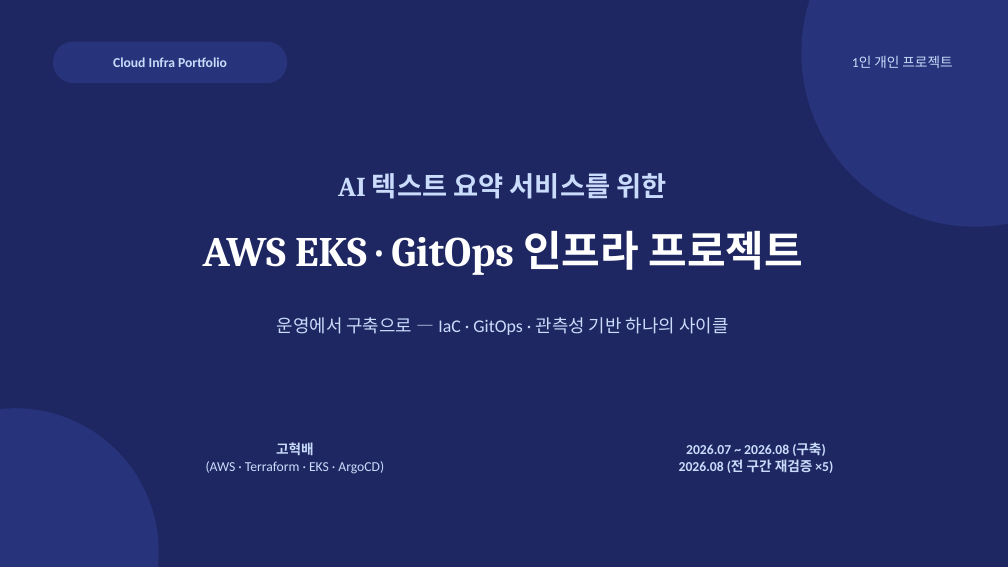
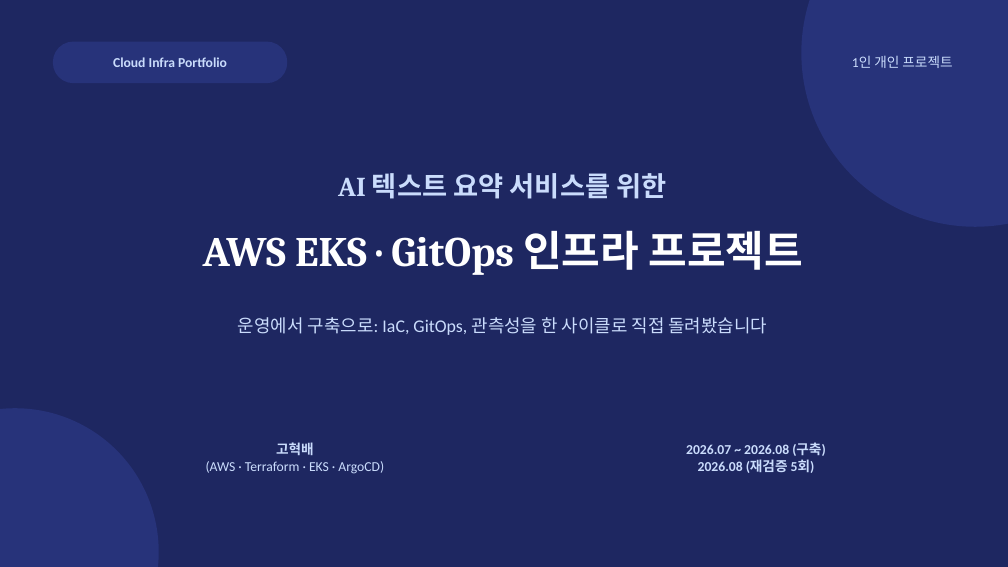
Before and after one commit to soc05272/eks-gitops-portfolio, a slide deck: slide 1 of docs/presentation.pptx. Drawn at 1008x567 pixels with LibreOffice and Linux fonts; fonts in the diff are those of the drawing. Boxes give left, top, right and bottom in pixels: in the first picture for what was removed or moved away, otherwise in the second. Text is boxed around its words. In the diff, an @@ line names an element or a change of style, - is before the commit and + after.

```diff
--- a/docs/presentation.pptx
+++ b/docs/presentation.pptx
@@ text at [238, 317, 768, 335]: text changed @@
-운영에서 구축으로 — IaC · GitOps · 관측성 기반 하나의 사이클
+운영에서 구축으로: IaC, GitOps, 관측성을 한 사이클로 직접 돌려봤습니다
@@ text at [698, 459, 815, 473]: text changed @@
-2026.08 (전 구간 재검증 ×5)
+2026.08 (재검증 5회)
```
Also in this commit, not shown: 18 other slides changed, 1 slide removed, 3 other files.
